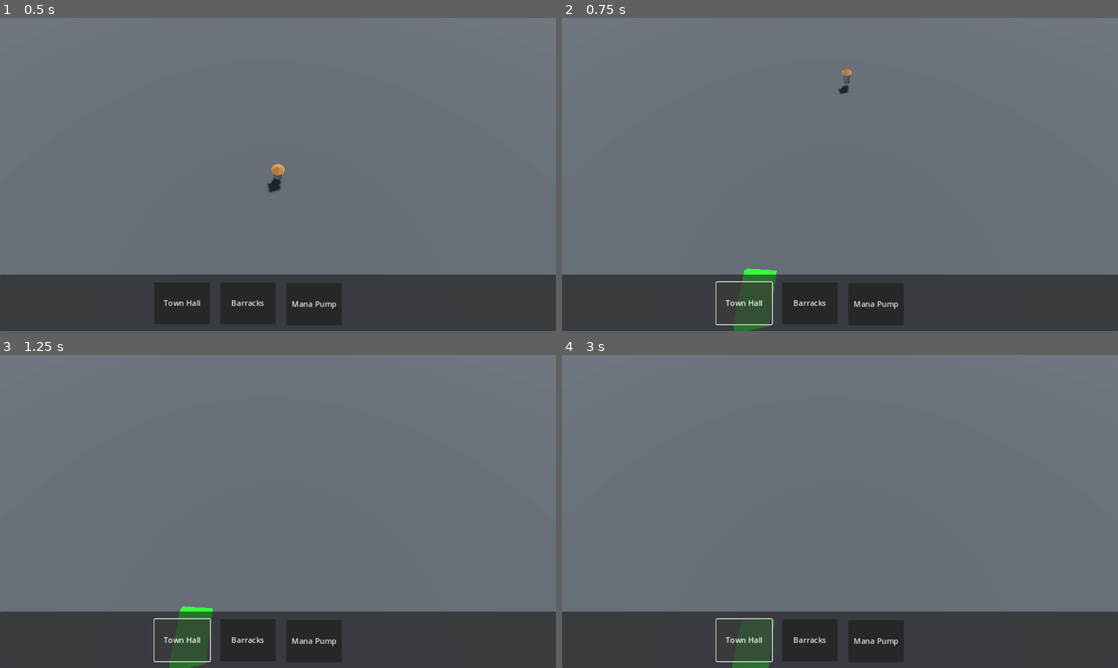
Above: before the commit, frames 1-4 (two rows, left to right).
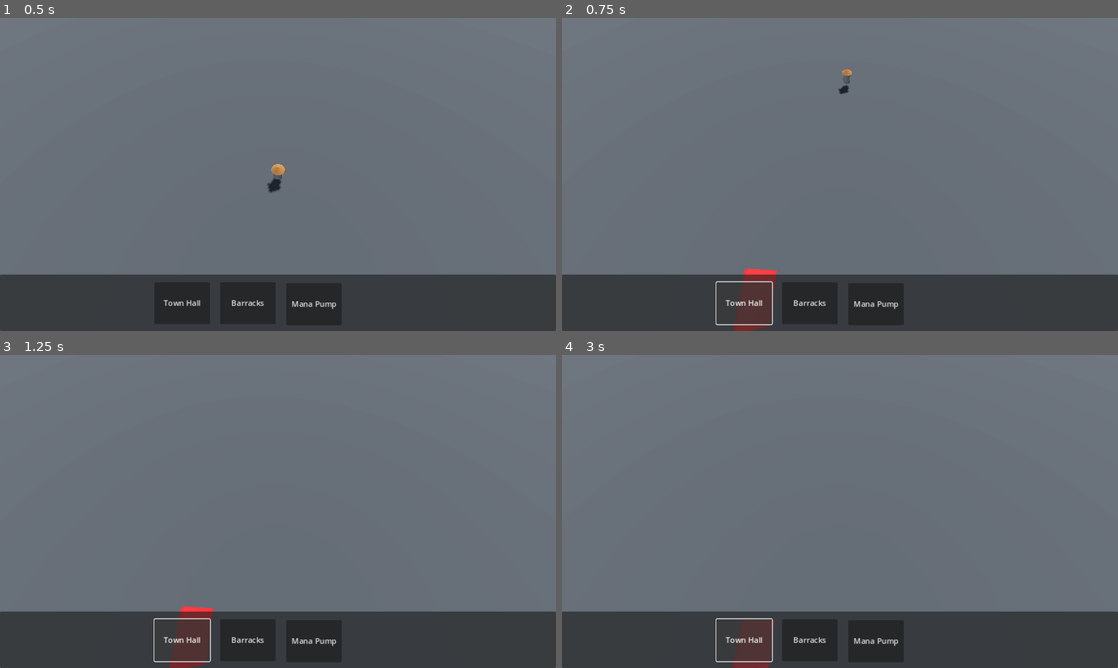
Above: after the commit, the same moments.

Repository: RishithPaida/4501-Final
Game: Godot game, scene res://Scenes/Test.tscn
Two runs of this game, one before a commit and one after it. Both use one fixed random seed, a clock stepped at 60 frames per second and the inputs below.
Inputs:
- Up to frame 1 (0.5 s): no input
- Up to frame 2 (0.75 s): click "Town Hall" at 0.5 s
- Up to frame 3 (1.25 s): no input
- Up to frame 4 (3 s): click "Mana Pump" at 1.25 s; click "Barracks" at 2 s; click "Town Hall" at 2.75 s

Frame 1 is identical in both runs. In frame 2, 1.1% of the frame differs, in the area x 30-39%, y 80-100%; in frame 3, 1.1%; in frame 4, 0.9%.

Commit message:
refine demi god

Diff:
--- a/Scripts/BuildingDemiGod.gd
+++ b/Scripts/BuildingDemiGod.gd
@@ -14,16 +14,18 @@
 
 func _on_area_3d_body_entered(body):
 	if body.is_in_group("building"):
+		if body != self:
+			curr_building_collisions += 1
+			set_building_perms()
 
-		curr_building_collisions += 1
-		set_building_perms()
+
 
 
 func _on_area_3d_body_exited(body):
 	if body.is_in_group("building"):
-		curr_building_collisions -= 1
-		set_building_perms()
+		if body != self:
+			curr_building_collisions -= 1
+			set_building_perms()
 
 func set_building_perms():
-	print(curr_building_collisions)
-	BuildingGod.can_build = (curr_building_collisions == 1)
+	BuildingGod.can_build = (curr_building_collisions == 0)
--- a/Scripts/CameraControls.gd
+++ b/Scripts/CameraControls.gd
@@ -32,7 +32,6 @@
 
 	#zoom controls
 	if Input.is_action_just_pressed("scroll_up"):
-		print($Camera.global_position.distance_to(global_position))
 		if $Camera.global_position.distance_to(global_position) > 0.5:
 			$Camera.global_position -= $Camera.global_transform.basis.z * zoom_sensitivity
 	if Input.is_action_just_pressed("scroll_down"):
